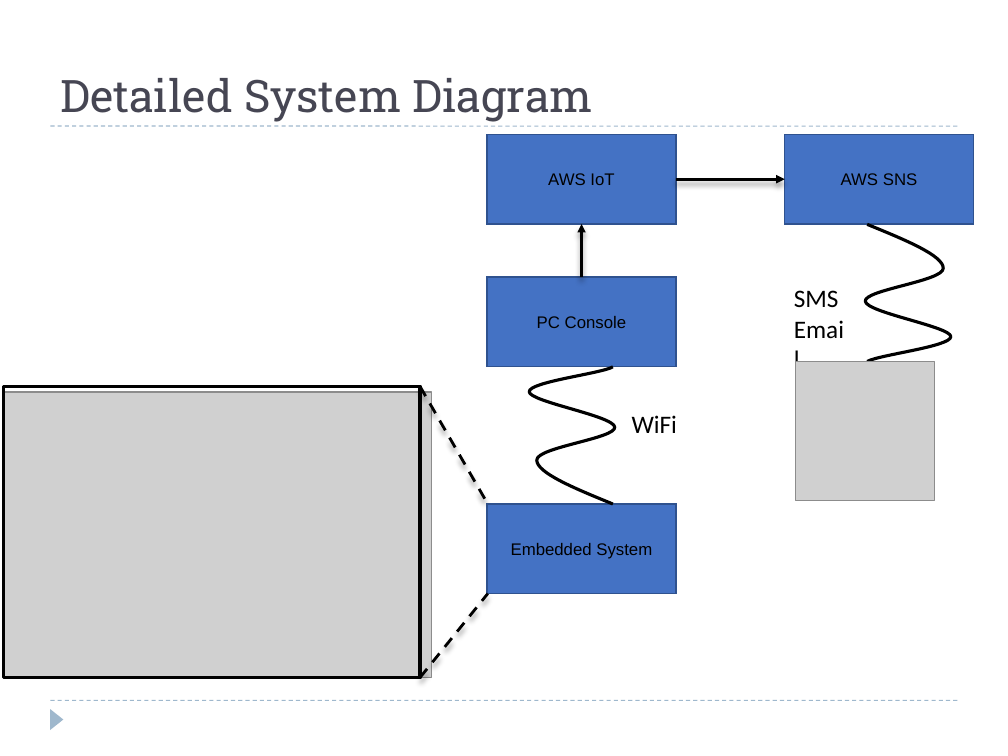
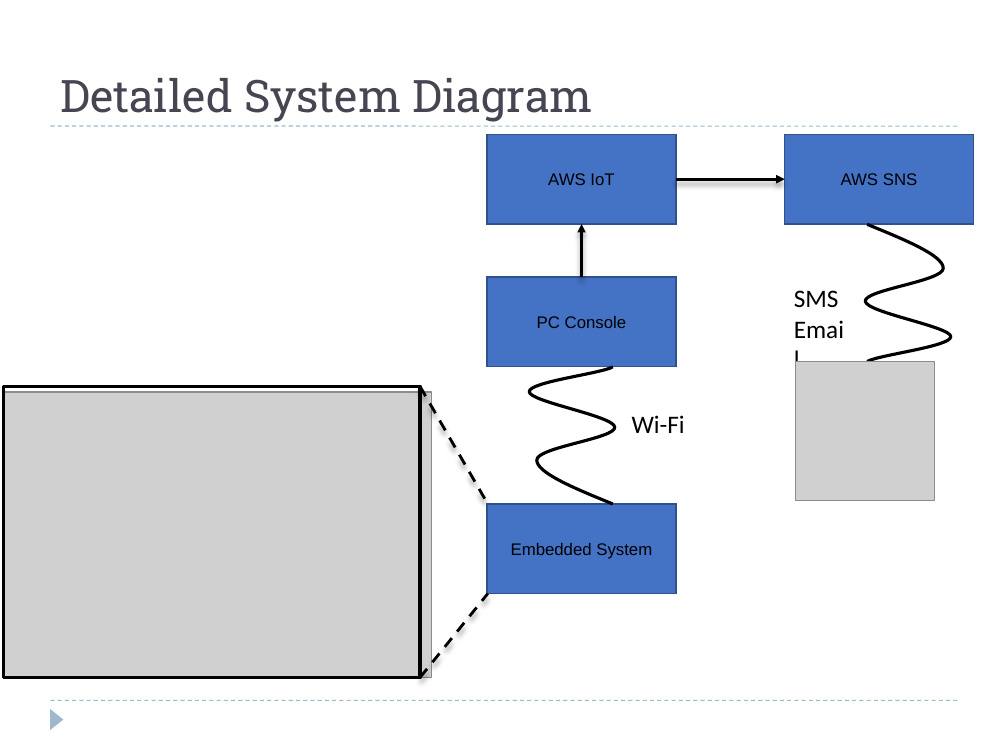
Before and after one commit to prithvi14/ChildAlertSystem, a slide deck: slide 7 of ChildAlertSystem/ProjectDocuments/ECE574_final_project.pptx. Drawn at 1008x756 pixels with LibreOffice and Linux fonts; fonts in the diff are those of the drawing; grey boxes stand for pictures. Boxes give left, top, right and bottom in pixels: in the first picture for what was removed or moved away, otherwise in the second. Text is boxed around its words. In the diff, an @@ line names an element or a change of style, - is before the commit and + after.

```diff
--- a/ChildAlertSystem/ProjectDocuments/ECE574_final_project.pptx
+++ b/ChildAlertSystem/ProjectDocuments/ECE574_final_project.pptx
@@ text at box(632, 415, 685, 433): text changed @@
-WiFi
+Wi-Fi
```
Also in this commit, not shown: 5 other slides changed, 2 slides added.
